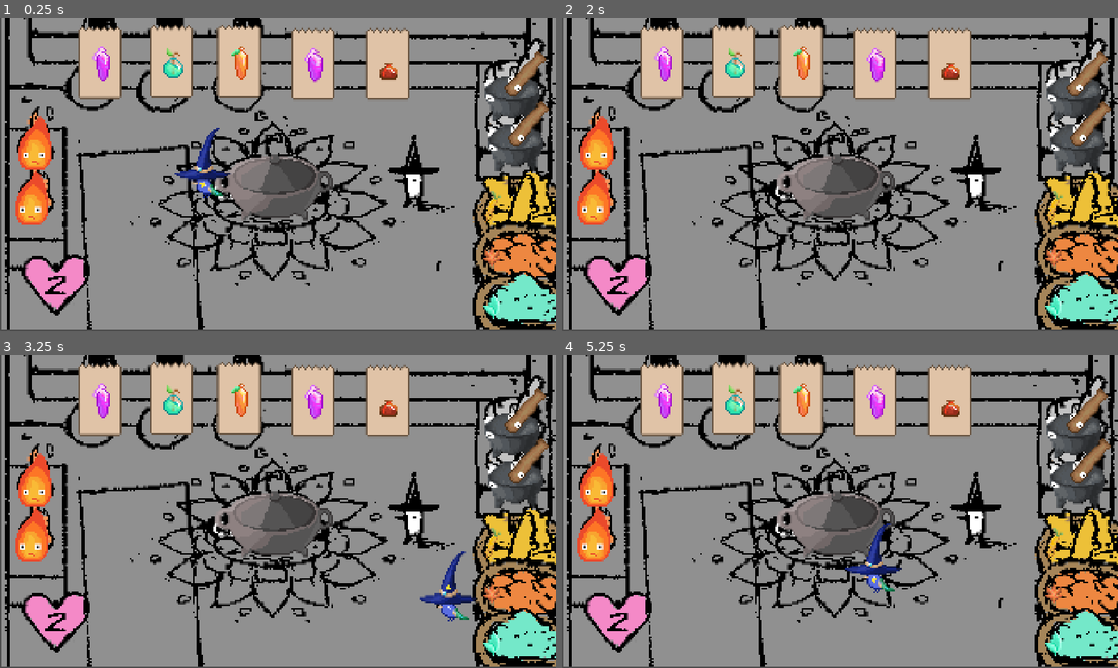
Above: before the commit, frames 1-4 (two rows, left to right).
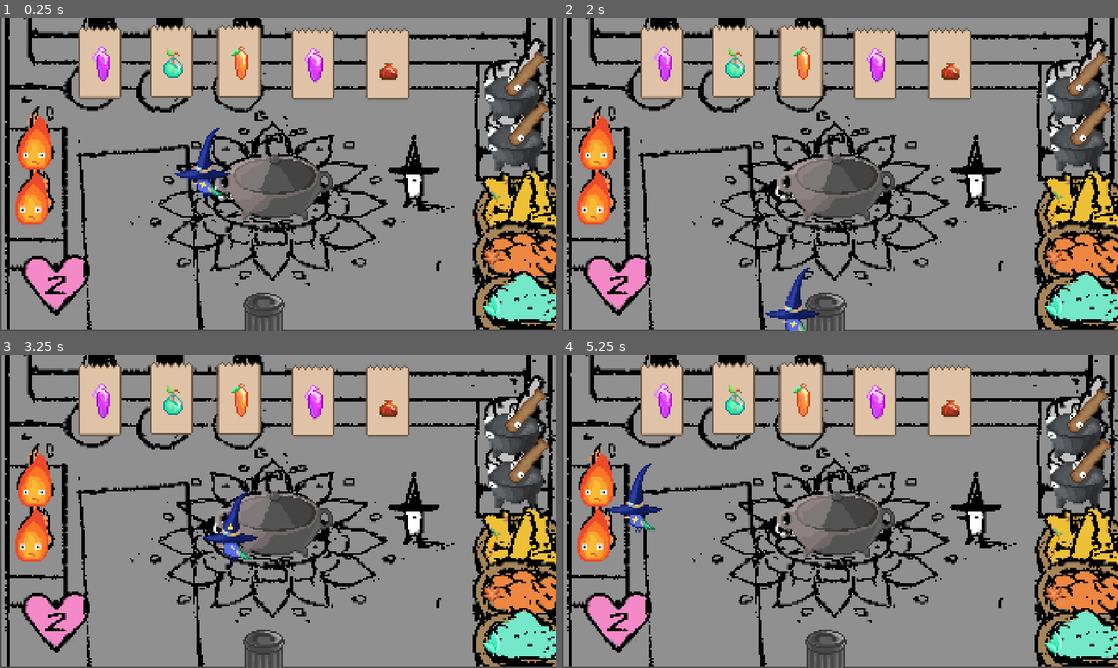
Above: after the commit, the same moments.

Repository: ritks/AlchemyGame
Game: Godot game, scene res://scenes/Kitchen.tscn
The game is run twice, just before and just after one commit, with the same random seed, the same clock (stepped at 60 frames per second) and the same inputs.
Inputs:
- Up to frame 1 (0.25 s): no input
- Up to frame 2 (2 s): tap Enter at 0.5 s; hold D (move_right) 0.53-1.28 s; tap , (interact) at 0.6, 1.35 s; tap Space at 1.25 s; hold S (move_down) from 1.28 s (still down)
- Up to frame 3 (3.25 s): release S (move_down) at 2.03 s; hold D (move_right) 2.03-2.78 s; tap , (interact) at 2.1, 2.85 s; tap Enter at 2.75 s; hold W (move_up) from 2.78 s (still down)
- Up to frame 4 (5.25 s): release W (move_up) at 3.53 s; hold A (move_left) 3.53-5.03 s; tap , (interact) at 3.6, 4.35, 5.1 s; tap Space at 5 s; hold S (move_down) from 5.03 s (still down)

The runs differ from the first frame. In frame 1, 0.8% of the frame differs, in the area x 43-52%, y 87-100%; in frame 2, 1.3%; in frame 3, 2.1%, in the area x 36-86%, y 43-100%; in frame 4, 2.1%.

Commit message:
added working trash and storage placeholds in kitchen scene

Diff:
--- a/scenes/CookingStation.tscn
+++ b/scenes/CookingStation.tscn
@@ -9,7 +9,6 @@
 radius = 53.334118
 
 [node name="CookingStation" type="StaticBody2D" unique_id=1430987799]
-scale = Vector2(1.7, 1.7)
 collision_mask = 0
 script = ExtResource("1_station")
 
@@ -31,13 +30,13 @@
 
 [node name="CookTimer" type="Timer" parent="." unique_id=1372812489]
 
-[node name="PerfectWindowTimer" type="Timer" parent="."]
+[node name="PerfectWindowTimer" type="Timer" parent="." unique_id=1469575589]
 
-[node name="CueTimer" type="Timer" parent="."]
+[node name="CueTimer" type="Timer" parent="." unique_id=336163676]
 
-[node name="CueVisual" type="Sprite2D" parent="."]
+[node name="CueVisual" type="Sprite2D" parent="." unique_id=1935022190]
+visible = false
 position = Vector2(0, -100)
-visible = false
 
 [node name="FeedbackTimer" type="Timer" parent="." unique_id=332214456]
 
--- a/scenes/Kitchen.tscn
+++ b/scenes/Kitchen.tscn
@@ -15,11 +15,20 @@
 [sub_resource type="RectangleShape2D" id="RectangleShape2D_counter"]
 size = Vector2(178, 635.5)
 
+[sub_resource type="RectangleShape2D" id="RectangleShape2D_cwfnw"]
+size = Vector2(1907, 50)
+
 [sub_resource type="CircleShape2D" id="CircleShape2D_body"]
 radius = 40.0
 
 [sub_resource type="CircleShape2D" id="CircleShape2D_interact"]
 radius = 53.334118
+
+[sub_resource type="RectangleShape2D" id="RectangleShape2D_qnge3"]
+size = Vector2(36.297546, 18.304535)
+
+[sub_resource type="CircleShape2D" id="CircleShape2D_cwfnw"]
+radius = 12.953307
 
 [node name="Kitchen" type="Node2D" unique_id=1130438476]
 
@@ -59,11 +68,19 @@
 shape = SubResource("RectangleShape2D_counter")
 metadata/_edit_group_ = true
 
+[node name="CounterSpaceBottom" type="StaticBody2D" parent="Boundaries" unique_id=61202261]
+position = Vector2(1101, 1108)
+collision_mask = 0
+
+[node name="CollisionShape2D" type="CollisionShape2D" parent="Boundaries/CounterSpaceBottom" unique_id=1174661166]
+position = Vector2(-133, -4)
+shape = SubResource("RectangleShape2D_cwfnw")
+metadata/_edit_group_ = true
+
 [node name="Floor" type="Node2D" parent="." unique_id=498590353]
 
 [node name="Cauldron" parent="Floor" unique_id=919196699 instance=ExtResource("2_station")]
 position = Vector2(935.9999, 581)
-scale = Vector2(1, 1)
 max_ingredients = 2
 
 [node name="CollisionShape2D" parent="Floor/Cauldron" index="0" unique_id=1305692116]
@@ -75,7 +92,6 @@
 
 [node name="Pan1" parent="Floor" unique_id=1430987799 instance=ExtResource("2_station")]
 position = Vector2(126.000015, 430.00006)
-scale = Vector2(1, 1)
 cook_station_type = 2
 
 [node name="CollisionShape2D" parent="Floor/Pan1" index="0" unique_id=1305692116]
@@ -88,7 +104,6 @@
 
 [node name="Pan2" parent="Floor" unique_id=1899951254 instance=ExtResource("2_station")]
 position = Vector2(113.99999, 619)
-scale = Vector2(1, 1)
 cook_station_type = 2
 
 [node name="CollisionShape2D" parent="Floor/Pan2" index="0" unique_id=1305692116]
@@ -101,7 +116,6 @@
 
 [node name="Mortar1" parent="Floor" unique_id=609255009 instance=ExtResource("2_station")]
 position = Vector2(1777.0002, 234.99994)
-scale = Vector2(1, 1)
 cook_station_type = 1
 
 [node name="CollisionShape2D" parent="Floor/Mortar1" index="0" unique_id=1305692116]
@@ -114,7 +128,6 @@
 
 [node name="Mortar2" parent="Floor" unique_id=236315879 instance=ExtResource("2_station")]
 position = Vector2(1787.9999, 406)
-scale = Vector2(1, 1)
 cook_station_type = 1
 
 [node name="CollisionShape2D" parent="Floor/Mortar2" index="0" unique_id=1305692116]
@@ -135,6 +148,55 @@
 [node name="IngredientSlot3" parent="Floor" unique_id=1831037678 instance=ExtResource("3_slot")]
 position = Vector2(1705, 978)
 ingredient_type = 2
+
+[node name="Trash" parent="Floor" unique_id=1471996645 instance=ExtResource("2_station")]
+position = Vector2(913.0001, 1057.0001)
+max_ingredients = 9999
+cook_station_type = 3
+
+[node name="CollisionShape2D" parent="Floor/Trash" index="0" unique_id=1305692116]
+scale = Vector2(1.7000002, 1.7000002)
+shape = SubResource("RectangleShape2D_qnge3")
+
+[node name="CollisionShape2D" parent="Floor/Trash/InteractArea" parent_id_path=PackedInt32Array(1471996645, 1775379100) index="0" unique_id=66873291]
+position = Vector2(0, 0.00035095215)
+shape = SubResource("CircleShape2D_cwfnw")
+
+[node name="Storage1" parent="Floor" unique_id=1124554499 instance=ExtResource("2_station")]
+position = Vector2(1137.9999, 1058.9999)
+cook_station_type = 4
+
+[node name="CollisionShape2D" parent="Floor/Storage1" index="0" unique_id=1305692116]
+scale = Vector2(1.7000002, 1.7000002)
+shape = SubResource("RectangleShape2D_qnge3")
+
+[node name="CollisionShape2D" parent="Floor/Storage1/InteractArea" parent_id_path=PackedInt32Array(1124554499, 1775379100) index="0" unique_id=66873291]
+position = Vector2(0, 0.00035095215)
+shape = SubResource("CircleShape2D_cwfnw")
+
+[node name="Storage2" parent="Floor" unique_id=940504384 instance=ExtResource("2_station")]
+position = Vector2(1270.9999, 1057.9999)
+cook_station_type = 4
+
+[node name="CollisionShape2D" parent="Floor/Storage2" index="0" unique_id=1305692116]
+scale = Vector2(1.7000002, 1.7000002)
+shape = SubResource("RectangleShape2D_qnge3")
+
+[node name="CollisionShape2D" parent="Floor/Storage2/InteractArea" parent_id_path=PackedInt32Array(940504384, 1775379100) index="0" unique_id=66873291]
+position = Vector2(0, 0.00035095215)
+shape = SubResource("CircleShape2D_cwfnw")
+
+[node name="Storage3" parent="Floor" unique_id=1132444593 instance=ExtResource("2_station")]
+position = Vector2(1402.9999, 1057.9999)
+cook_station_type = 4
+
+[node name="CollisionShape2D" parent="Floor/Storage3" index="0" unique_id=1305692116]
+scale = Vector2(1.7000002, 1.7000002)
+shape = SubResource("RectangleShape2D_qnge3")
+
+[node name="CollisionShape2D" parent="Floor/Storage3/InteractArea" parent_id_path=PackedInt32Array(1132444593, 1775379100) index="0" unique_id=66873291]
+position = Vector2(0, 0.00035095215)
+shape = SubResource("CircleShape2D_cwfnw")
 
 [node name="Player" parent="." unique_id=1715885497 instance=ExtResource("1_player")]
 position = Vector2(700, 540)
@@ -160,3 +222,7 @@
 [editable path="Floor/Pan2"]
 [editable path="Floor/Mortar1"]
 [editable path="Floor/Mortar2"]
+[editable path="Floor/Trash"]
+[editable path="Floor/Storage1"]
+[editable path="Floor/Storage2"]
+[editable path="Floor/Storage3"]
--- a/scripts/CookingStation.gd
+++ b/scripts/CookingStation.gd
@@ -1,7 +1,7 @@
 extends StaticBody2D
 
-enum State { EMPTY, COOKING, READY }
-enum Station { CAULDRON, MORTAR, PAN }
+enum State { EMPTY, COOKING, READY}
+enum Station { CAULDRON, MORTAR, PAN, TRASH_CAN, STORAGE }
 
 @export var cook_time_sec: float = 8.0
 @export var max_ingredients: int = 1
@@ -31,6 +31,10 @@
 
 
 func _ready() -> void:
+	if cook_station_type == Station.TRASH_CAN:
+		body.texture = load("res://sprites/trash_can.png")
+	if cook_station_type == Station.STORAGE:
+		body.texture = load("res://sprites/storage.png")
 	if cook_station_type == Station.CAULDRON:
 		body.texture = load("res://sprites/cauldron.png")
 	if cook_station_type == Station.PAN:
@@ -63,7 +67,10 @@
 				if current_ingredients == max_ingredients:
 					_set_state(State.COOKING)
 					cook_timer.start()
-					if cook_station_type == Station.PAN and cooking_item_type == Ingredient.Type.YELLOW:
+					if cook_station_type == Station.STORAGE:
+						_set_state(State.READY)
+						cook_timer.stop()
+					elif cook_station_type == Station.PAN and cooking_item_type == Ingredient.Type.YELLOW:
 						cooking_item_type = Ingredient.Type.COOK_YELLOW
 					elif cook_station_type == Station.PAN and cooking_item_type == Ingredient.Type.ORANGE:
 						cooking_item_type = Ingredient.Type.COOK_ORANGE
Binary file added: sprites/trash_can.png
Not shown, added: sprites/trash_can.png.import
